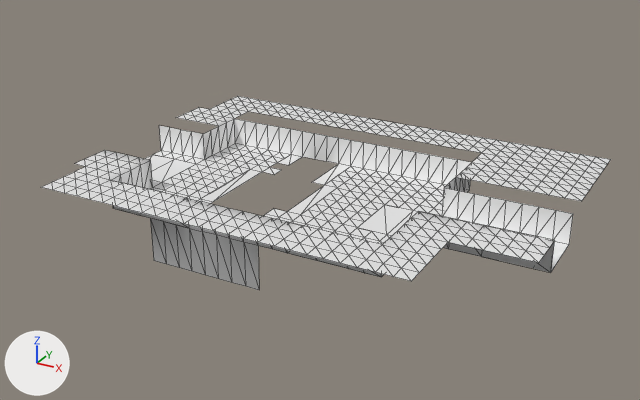
An edit to the OBJ model Ods217/Assets/Level_Data/lvl_DerelictShip/Meshes/lvl_shipWalkway.obj, drawn before and after from the same camera.
Before and after are seen from a 50 mm lens placed at (16.8, -46.3, 23.5), pointed at (-9.2, 0.8, -0.1). The lights are fixed; the arrows at lower left show +X, +Y and +Z. Mesh edges are drawn as thin lines. Where no turn or scale is listed for an object, it has been applied to the vertices. Vertices at the same position are counted once.
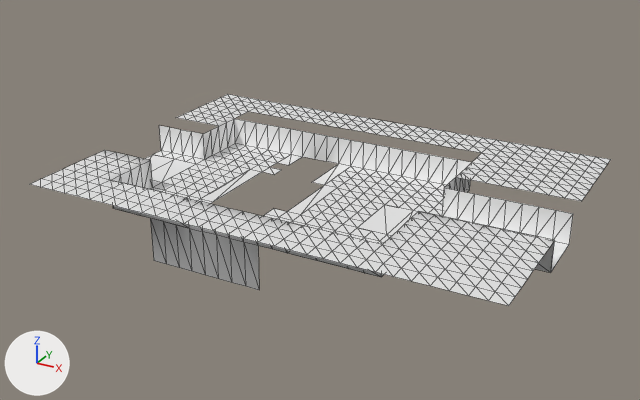
Location of each change, [x1, y1, x2, y2] in pixels of the pictures (640 x 400 px):
'Default', reshaped (9% taller): before [42, 96, 611, 290]; after [30, 94, 611, 306]
part 1 of me_default, added: after [412, 242, 538, 306]
part 2 of me_default, added: after [30, 94, 237, 187]

Patch to the scene script:
```diff
--- a/Ods217/Assets/Level_Data/lvl_DerelictShip/Meshes/lvl_shipWalkway.obj.py
+++ b/Ods217/Assets/Level_Data/lvl_DerelictShip/Meshes/lvl_shipWalkway.obj.py
@@ me_default @@
 # used by ob_default; location = (0.0, 0.0, 0.0)
 # verts and faces of me_default; kept vertices keep their numbers, new ones are numbered from 664
 # before: 472 (-23.0, -6.0, 2.0) at pixel (85, 166), 473 (-24.0, -6.0, 2.0) at pixel (74, 163), 478 (-23.0, -10.0, 2.0) at pixel (40, 187), 479 (-23.0, -9.0, 2.0) at pixel (52, 181), 480 (-23.0, -8.0, 2.0) at pixel (63, 176)
 # before: 481 (-23.0, -7.0, 2.0) at pixel (74, 171), 492 (-23.0, 8.0, 2.0) at pixel (209, 109), 506 (-23.0, 9.0, 2.0) at pixel (216, 105), 507 (-23.0, 10.0, 2.0) at pixel (223, 102), 510 (-24.0, 8.0, 2.0) at pixel (198, 107)
 # before: 511 (-23.0, 11.0, 2.0) at pixel (230, 99), 633 (-23.0, 12.0, 2.0) at pixel (237, 96)
-me_default.from_pydata(...)  # 664 vertices, 1078 faces; spans x -24.0..7.0, y -10.0..12.0, z -3.0..2.0
+me_default.from_pydata(...)  # 697 vertices, 1144 faces; spans x -24.0..7.0, y -10.0..12.0, z -3.0..2.0
+# me_default part 1
+# 4 vertices are added at (6.0, -10.0, 2.0), (6.0, -9.0, 2.0), (7.0, -9.0, 2.0), (7.0, -10.0, 2.0)
+# 9 new vertices lie (1.0, -1.0, 0.0) away from vertices in x 2.0..6.0, y -9.0..-5.0, z 2.0
+# 7 new vertices lie (1.0, -1.0, 0.0) away from vertices in x 3.0..6.0, y -9.0..-6.0, z 2.0
+# 5 new vertices lie (1.0, -1.0, 0.0) away from vertices in x 4.0..6.0, y -9.0..-7.0, z 2.0
+# 50 new faces join them
+# me_default part 2
+for new, old in zip([*range(673, 681)], [*range(478, 482), 506, 507, 511, 633]): verts[new] = verts[old] + (-1.0, 0.0, 0.0)
+faces += [(478, 674, 673), (478, 479, 674), (479, 675, 674), (479, 480, 675), (480, 676, 675), (480, 481, 676)]
+faces += [(473, 676, 481), (472, 473, 481), (492, 677, 510), (492, 506, 677), (506, 678, 677), (506, 507, 678)]
+faces += [(507, 679, 678), (507, 511, 679), (511, 680, 679), (511, 633, 680)]
```
